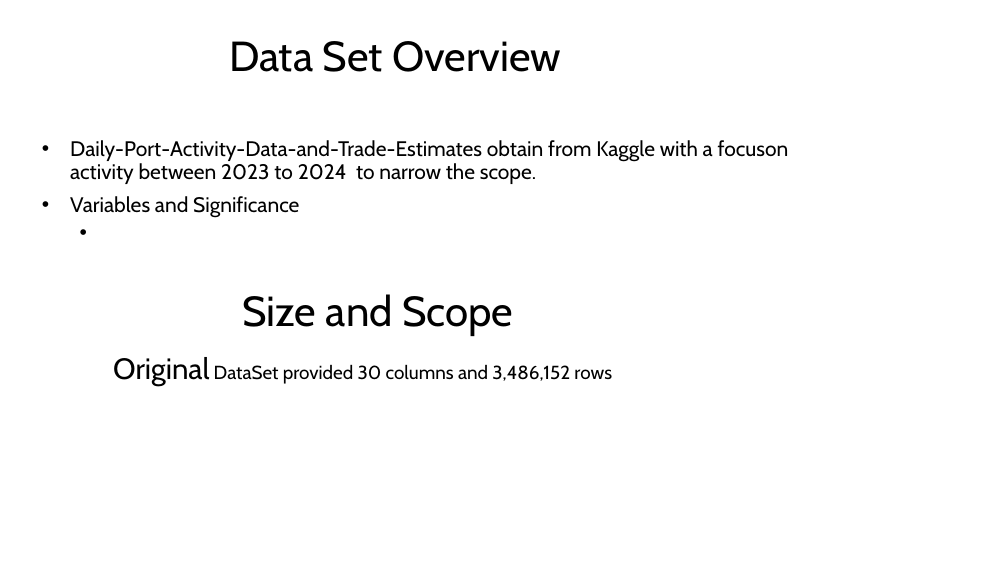
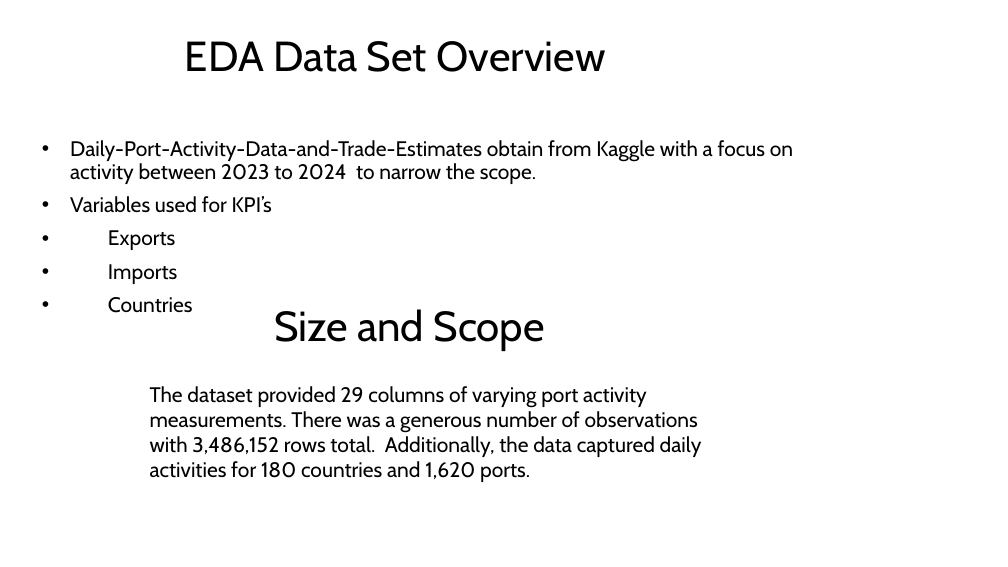
Before and after one commit to IssacEThomas/Data-Visualization, a slide deck: slide 3 of TARIFFS AND THE COUNTRIES THAT COULD BE IMPACTED.pptx. Drawn at 1008x567 pixels with LibreOffice and Linux fonts; fonts in the diff are those of the drawing. Boxes give left, top, right and bottom in pixels: in the first picture for what was removed or moved away, otherwise in the second. Text is boxed around its words. In the diff, an @@ line names an element or a change of style, - is before the commit and + after.

```diff
--- a/TARIFFS AND THE COUNTRIES THAT COULD BE IMPACTED.pptx
+++ b/TARIFFS AND THE COUNTRIES THAT COULD BE IMPACTED.pptx
@@ title at (185, 41, 606, 72): text changed @@
-Data Set Overview
+EDA Data Set Overview
@@ subtitle at (70, 140, 793, 313): text changed @@
-• Daily-Port-Activity-Data-and-Trade-Estimates obtain from Kaggle with a focuson activity between 2023 to 2024 to narrow the scope.
-• Variables and Significance
+• Daily-Port-Activity-Data-and-Trade-Estimates obtain from Kaggle with a focus on activity between 2023 to 2024 to narrow the scope.
+• Variables used for KPI’s
+• Exports
+• Imports
+• Countries
@@ text "Size and Scope": place and size @@
-text "Size and Scope" at (243, 294, 513, 336)
+text "Size and Scope" at (274, 309, 545, 351)
@@ text at (150, 386, 702, 482): text changed; size 18 to 20 pt @@
-Original DataSet provided 30 columns and 3,486,152 rows
+The dataset provided 29 columns of varying port activity measurements. There was a generous number of observations with 3,486,152 rows total. Additionally, the data captured daily activities for 180 countries and 1,620 ports.
```
Also in this commit, not shown: 6 other slides changed, 3 slides added.
